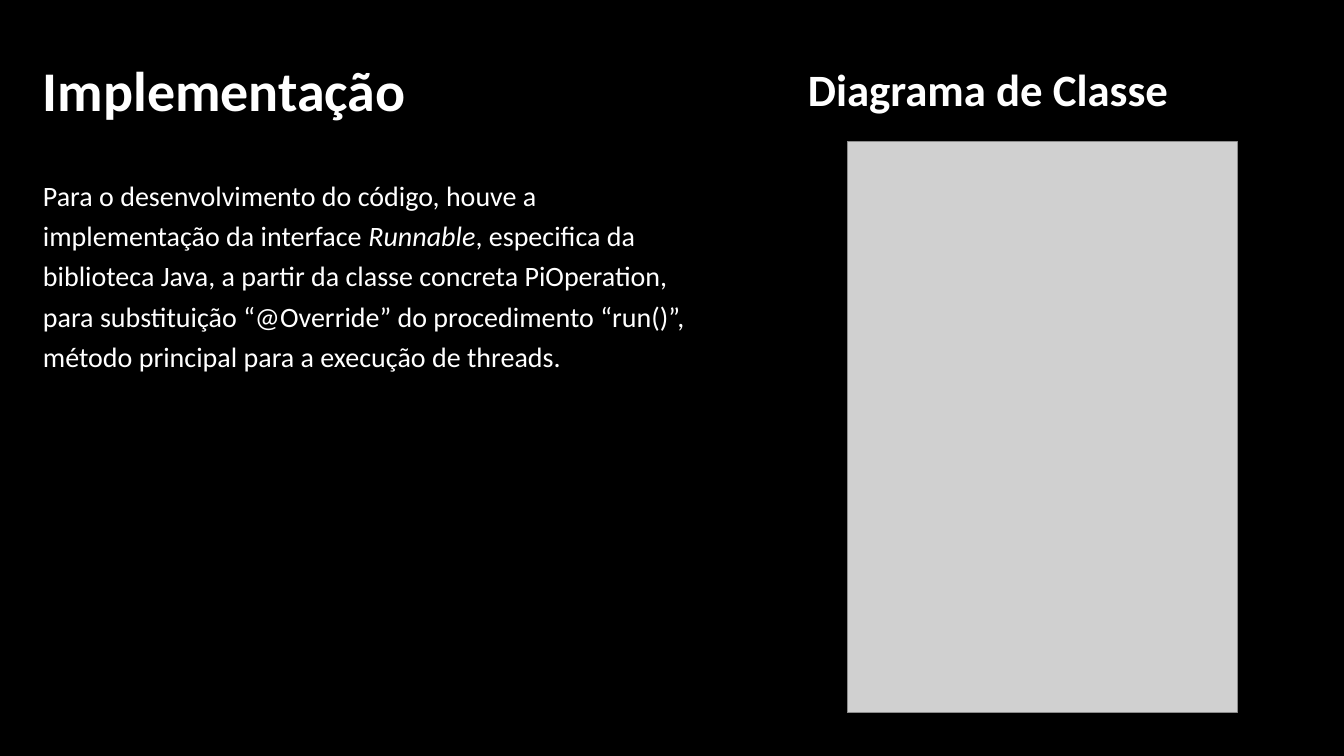
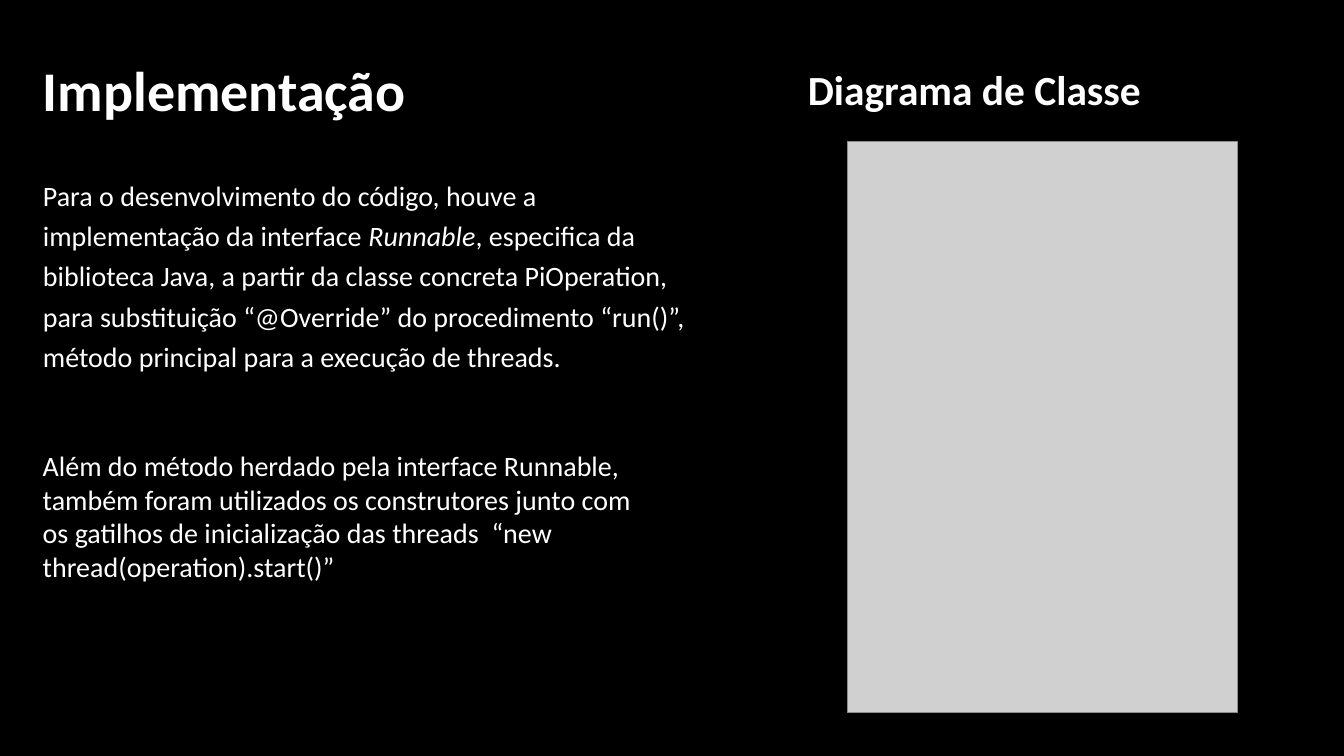
Before and after one commit to douglas0100/RepositorioSO, a slide deck: slide 3 of Trabalho Threads/Documents/Trabalho Threads SO - Douglas Felipe da Silva Leite.pptx. Drawn at 1344x756 pixels with LibreOffice and Linux fonts; fonts in the diff are those of the drawing; grey boxes stand for pictures. Boxes give left, top, right and bottom in pixels: in the first picture for what was removed or moved away, otherwise in the second. Text is boxed around its words. In the diff, an @@ line names an element or a change of style, - is before the commit and + after.

```diff
--- a/Trabalho Threads/Documents/Trabalho Threads SO - Douglas Felipe da Silva Leite.pptx
+++ b/Trabalho Threads/Documents/Trabalho Threads SO - Douglas Felipe da Silva Leite.pptx
@@ text "Diagrama de Classe" at (x1=808, y1=76, x2=1140, y2=112): size 32 to 29.6 pt @@
@@ text added at (x1=43, y1=456, x2=631, y2=582), 20 pt, text #FFFFFF @@
+Além do método herdado pela interface Runnable, também foram utilizados os construtores junto com os gatilhos de inicialização das threads “new thread(operation).start()”
```
Also in this commit, not shown: 2 slides added, 1 slide removed.
